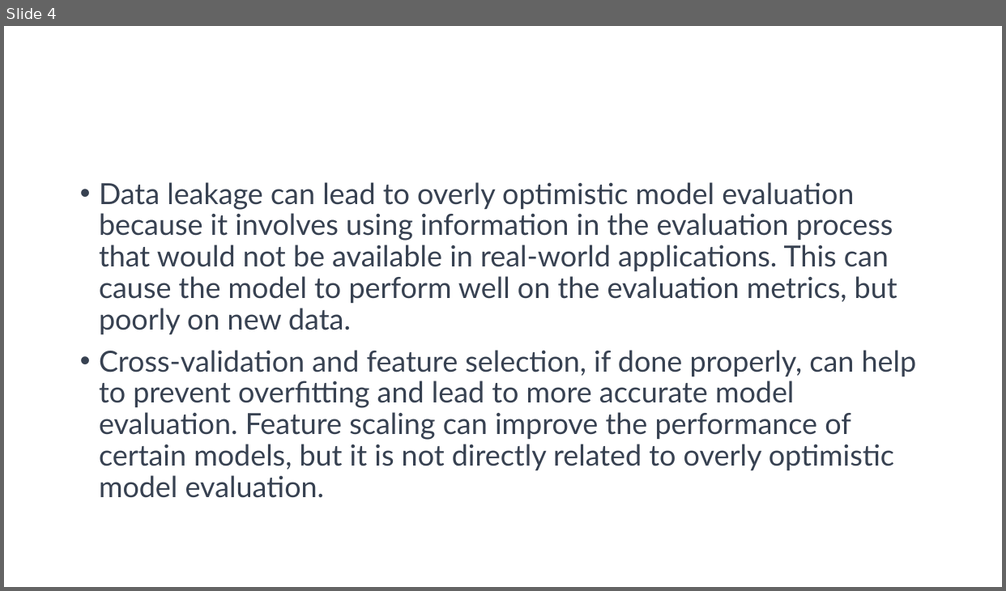
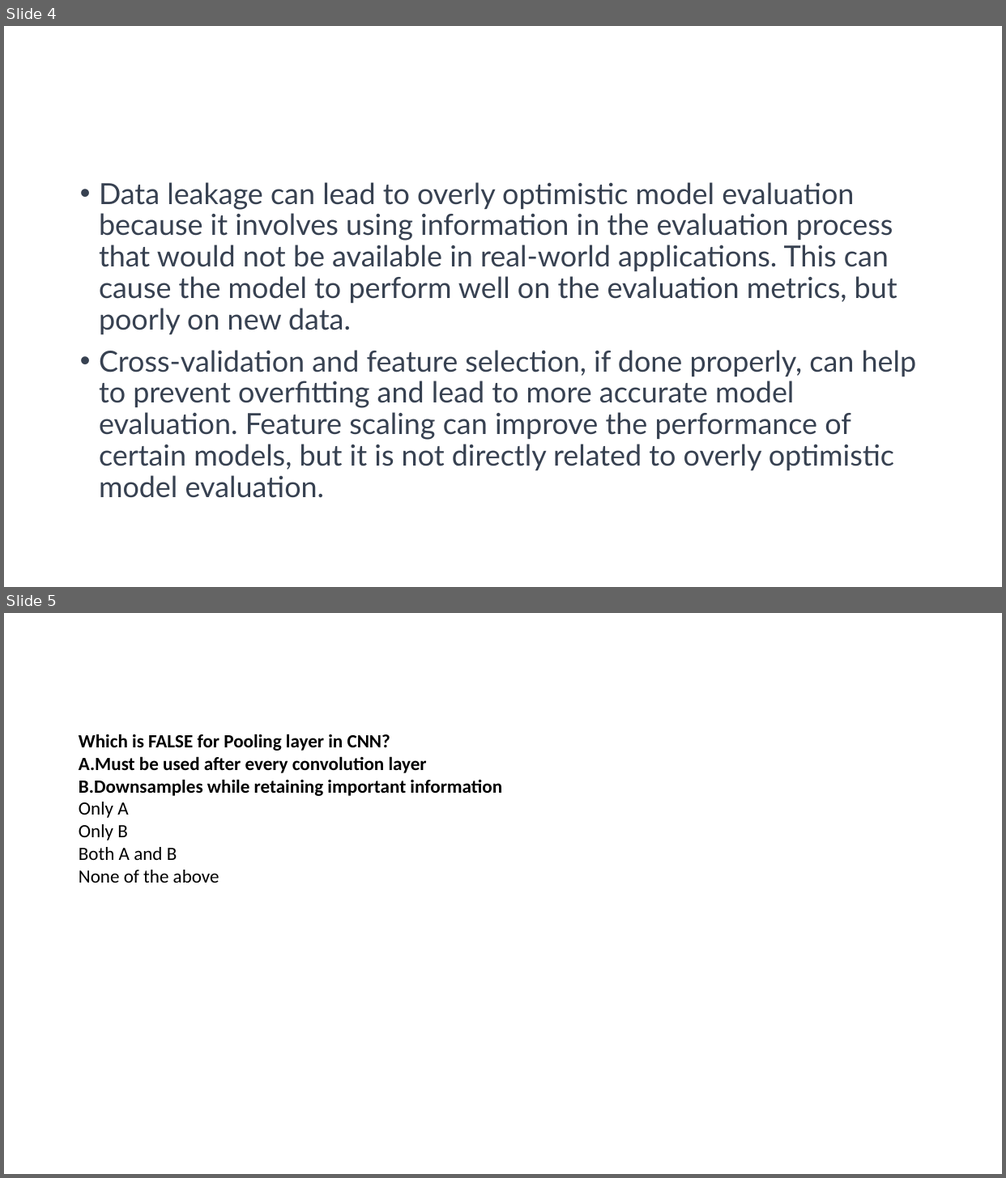
Before and after one commit to Saira55/Machine-Learning-Multiple-Choice-Questions, a slide deck: Machine Learning Quiz Question.pptx. Shown one above the other, each under a label of ours: slide 4 before the commit, slides 4 and 5 after it. The pictures are 1006x591 and 1006x1178 pixels, drawn with LibreOffice and Linux fonts; fonts in the diff are those of the drawing. Boxes give left, top, right and bottom in pixels: in the first picture for what was removed or moved away, otherwise in the second. Text is boxed around its words. In the diff, an @@ line names an element or a change of style, - is before the commit and + after.

```diff
--- a/Machine Learning Quiz Question.pptx
+++ b/Machine Learning Quiz Question.pptx
@@ slide 5 added at (x1=4, y1=613, x2=1002, y2=1174), background #FFFFFF @@
@@ text added at (x1=79, y1=734, x2=502, y2=883), 18 pt, text #000000, bold @@
+Which is FALSE for Pooling layer in CNN?
+A.Must be used after every convolution layer
+B.Downsamples while retaining important information
+Only A
+Only B
+Both A and B
+None of the above
```
Also in this commit, not shown: 5 other slides added.
